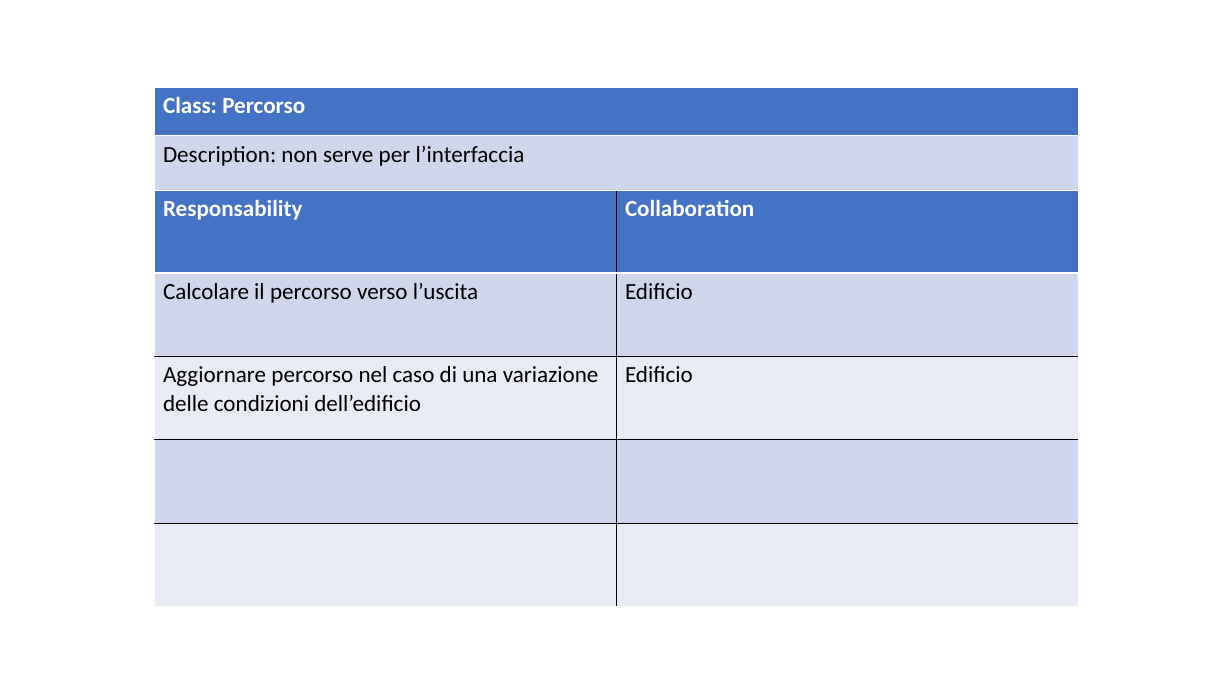
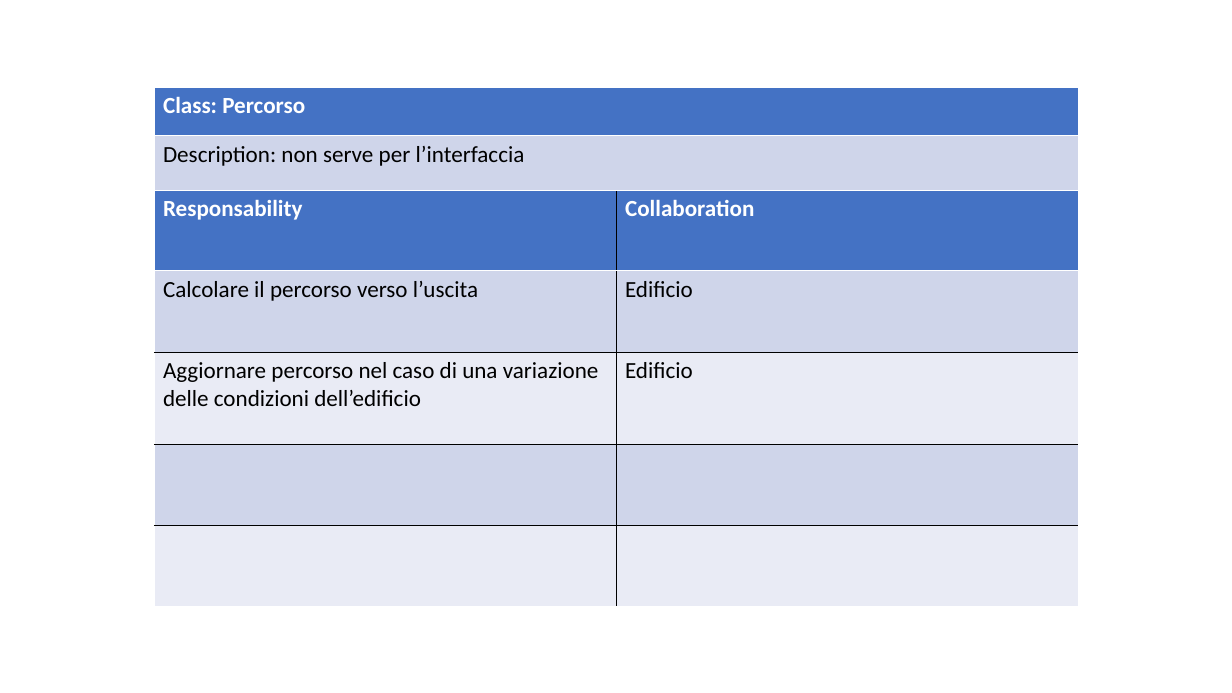
Before and after one commit to ecorradini/ProgettoIDS, a slide deck: slide 5 of AnalisiRequisiti/CRC/UT4/CRC_UT4.ppt. Drawn at 1232x693 pixels with LibreOffice and Linux fonts; fonts in the diff are those of the drawing. Boxes give left, top, right and bottom in pixels: in the first picture for what was removed or moved away, otherwise in the second. Text is boxed around its words. In the diff, an @@ line names an element or a change of style, - is before the commit and + after.

```diff
--- a/AnalisiRequisiti/CRC/UT4/CRC_UT4.ppt
+++ b/AnalisiRequisiti/CRC/UT4/CRC_UT4.ppt
@@ table at bbox=[154, 189, 1078, 606] @@
@@ line spacing 1 to 0.98 @@
@@ borders changed @@
```
Also in this commit, not shown: 9 other slides changed, 1 other file.
